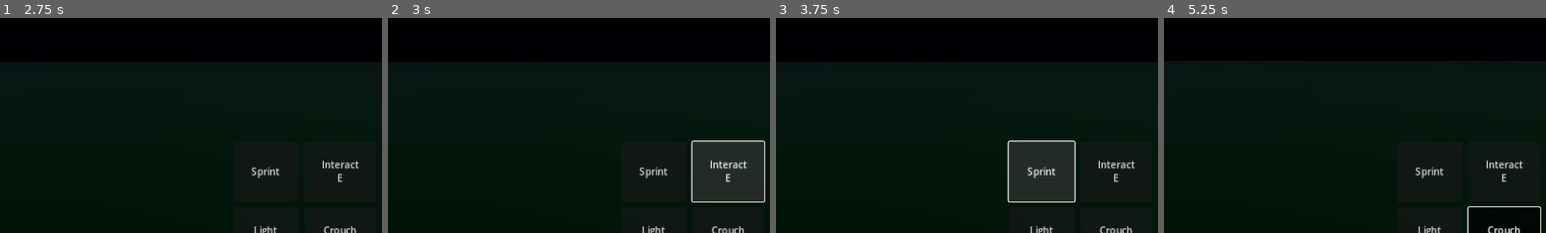
Above: before the commit, frames 1-4 (left to right).
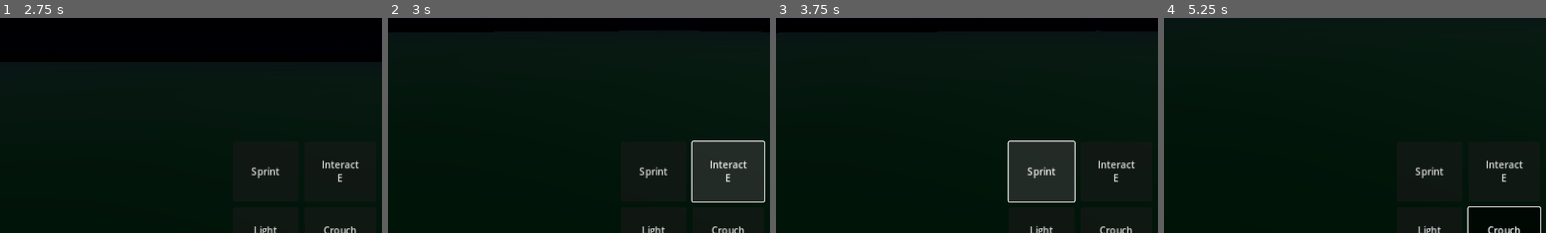
Above: after the commit, the same moments.

Repository: venidss/Huling-Dalaw
Game: Godot game, scene res://scenes/main_menu.tscn
Same seed, same stepped clock (60 frames per second), same inputs: the game is played once before the commit and once after it.
Inputs (mouse positions are % of the whole screen's width and height, from its top left):
- Up to frame 1 (2.75 s): click "Bagong Laro / New Game" at 0.5 s; tap Enter at 1.25 s; move the mouse to (55, 50) at 1.27 s; hold F (flashlight) 1.28-2.03 s; hold W (move_forward) from 1.28 s (still down); click (55, 50) at 1.42 s; move the mouse to (45, 50) at 2.02 s; tap Space (dialogue_advance) at 2.1 s; click (45, 50) at 2.17 s; tap F (flashlight) at 2.3 s
- Up to frame 2 (3 s): release W (move_forward) at 2.75 s; click "Interact E" at 2.75 s
- Up to frame 3 (3.75 s): click "Sprint" at 3.5 s
- Up to frame 4 (5.25 s): click "Light F" at 4.25 s; click "Crouch C" at 5 s
The pictures show only the part of the screen within x 50-100%, y 41-91%; the shares and areas given below are measured in that part.

Frame 1 is identical in both runs. In frame 2, 3.8% of the frame differs, in the area x 43-100%, y 12-21%; in frame 3, 2.9%; in frame 4, 8.9%, in the area x 36-100%, y 3-20%.

Commit message:
Fix: use _input for mouse look so UI controls can't swallow motion events
The old mouse look listened in _unhandled_input, which is Godot's LAST
step in the input pipeline. Any Control between the viewport and the
Player (dialogue box, touch camera area, mobile controls container, etc.)
can accept_event() an InputEventMouseMotion before it ever reaches
_unhandled_input — explaining why the user could walk (WASD polled from
Input directly in _physics_process) but could not rotate the camera.

Moved the mouse-motion handler into _input, which fires on EVERY node
before any Control.gui_input or Node._unhandled_input, so UI nodes can
no longer intercept the event. Guards (can_move + mouse_mode CAPTURED)
stay the same.

Also added get_viewport().set_input_as_handled() when the player handles
the 'click to re-capture' flow, so a single click doesn't both capture
AND trigger a world interaction.

Diff:
--- a/scripts/player/player.gd
+++ b/scripts/player/player.gd
@@ -81,6 +81,18 @@
 		return
 	Input.mouse_mode = Input.MOUSE_MODE_VISIBLE if is_paused else Input.MOUSE_MODE_CAPTURED
 
+## _input runs BEFORE any Control's _gui_input and before _unhandled_input, so mouse
+## motion events can't be swallowed by HUD elements (dialogue box, touch camera area,
+## etc.). We use it specifically for mouse look.
+func _input(event: InputEvent) -> void:
+	if event is InputEventMouseMotion:
+		if not can_move:
+			return
+		if Input.mouse_mode != Input.MOUSE_MODE_CAPTURED:
+			return
+		var sens: float = Settings.camera_sensitivity * MOUSE_SENSITIVITY_SCALE
+		_apply_look((event as InputEventMouseMotion).relative * sens)
+
 func _unhandled_input(event: InputEvent) -> void:
 	# Left-click anywhere in the game viewport re-captures the mouse on desktop. This
 	# is a universal rescue if the user accidentally alt-tabbed or if the initial
@@ -89,13 +101,11 @@
 		if not _is_mobile_platform() and not GameState.is_paused and Input.mouse_mode != Input.MOUSE_MODE_CAPTURED:
 			Input.mouse_mode = Input.MOUSE_MODE_CAPTURED
 			# Don't fall through to interact on the same click — just capture.
+			get_viewport().set_input_as_handled()
 			return
 	if not can_move:
 		return
-	if event is InputEventMouseMotion and Input.mouse_mode == Input.MOUSE_MODE_CAPTURED:
-		var sens: float = Settings.camera_sensitivity * MOUSE_SENSITIVITY_SCALE
-		_apply_look(event.relative * sens)
-	elif event.is_action_pressed("flashlight"):
+	if event.is_action_pressed("flashlight"):
 		if Inventory.has_item("flashlight"):
 			toggle_flashlight()
 	elif event.is_action_pressed("interact"):
Not shown, changed: Daet_Filipino_Horror_Godot_Project.zip
